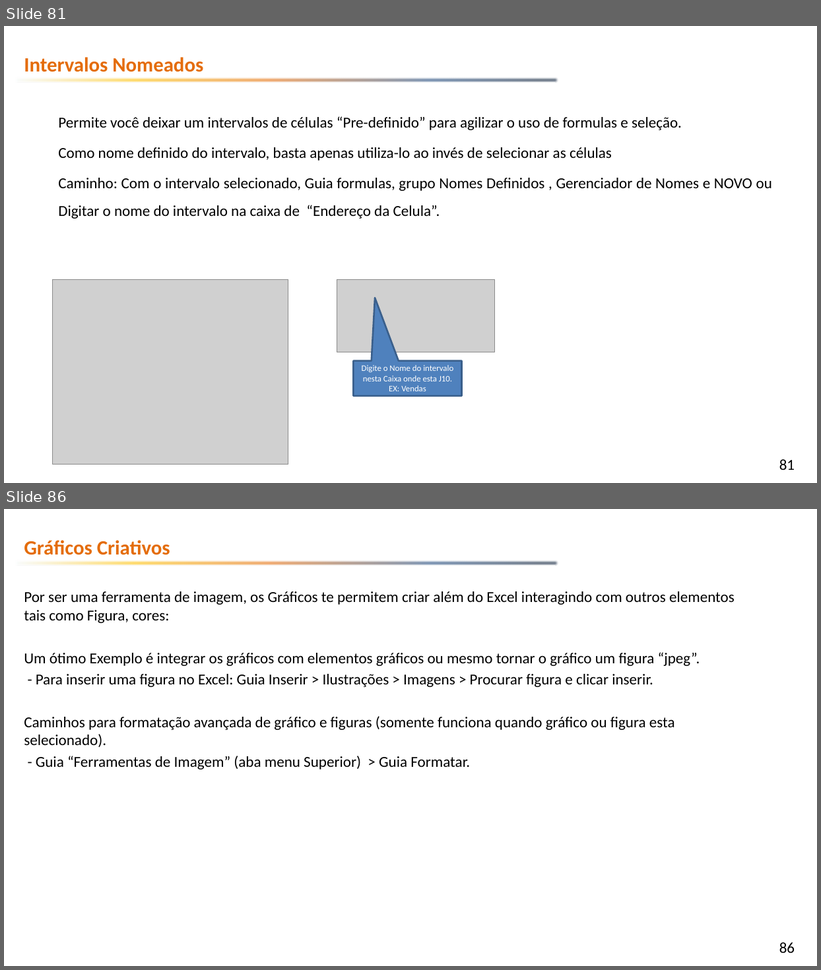
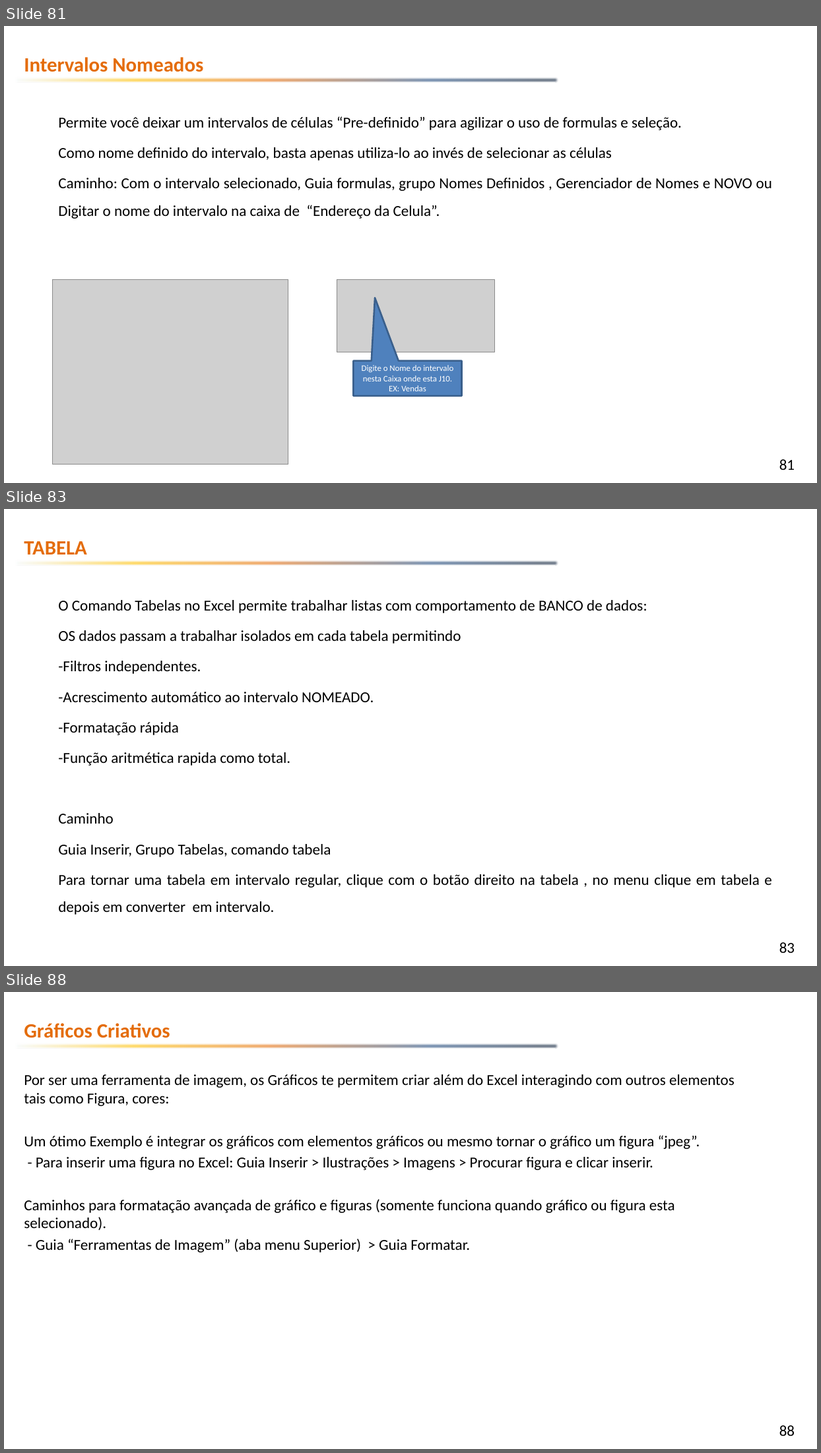
Before and after one commit to emerson-fenrir/Excel_Basico, a slide deck: Professor/Aula3.pptx. Shown one above the other, each under a label of ours: slides 81 and 86 before the commit, slides 81, 83 and 88 after it; the slides between them are not shown. The pictures are 821x970 and 821x1453 pixels, drawn with LibreOffice and Linux fonts; fonts in the diff are those of the drawing; grey boxes stand for pictures; background and template pictures are left out. Boxes give left, top, right and bottom in pixels: in the first picture for what was removed or moved away, otherwise in the second. Text is boxed around its words. In the diff, an @@ line names an element or a change of style, - is before the commit and + after.

```diff
--- a/Professor/Aula3.pptx
+++ b/Professor/Aula3.pptx
@@ slide 83 added at (4,509,817,966), background picture (left out); not listed: 2 template elements that a slide beside it also shows @@
@@ text added at (24,541,86,555), 24 pt, text #E46C0A, bold @@
+TABELA
@@ text added at (58,600,772,915), 18 pt, text #000000 @@
+O Comando Tabelas no Excel permite trabalhar listas com comportamento de BANCO de dados:
+OS dados passam a trabalhar isolados em cada tabela permitindo
+-Filtros independentes.
+-Acrescimento automático ao intervalo NOMEADO.
+-Formatação rápida
+-Função aritmética rapida como total.
+Caminho
+Guia Inserir, Grupo Tabelas, comando tabela
+Para tornar uma tabela em intervalo regular, clique com o botão direito na tabela , no menu clique em tabela e depois em converter em intervalo.
@@ what was slide 86 is now slide 88 @@
@@ page number at (780,1426,795,1436): text changed @@
-86
+88
```
Also in this commit, not shown: 1 other slide added, 4 other files.
